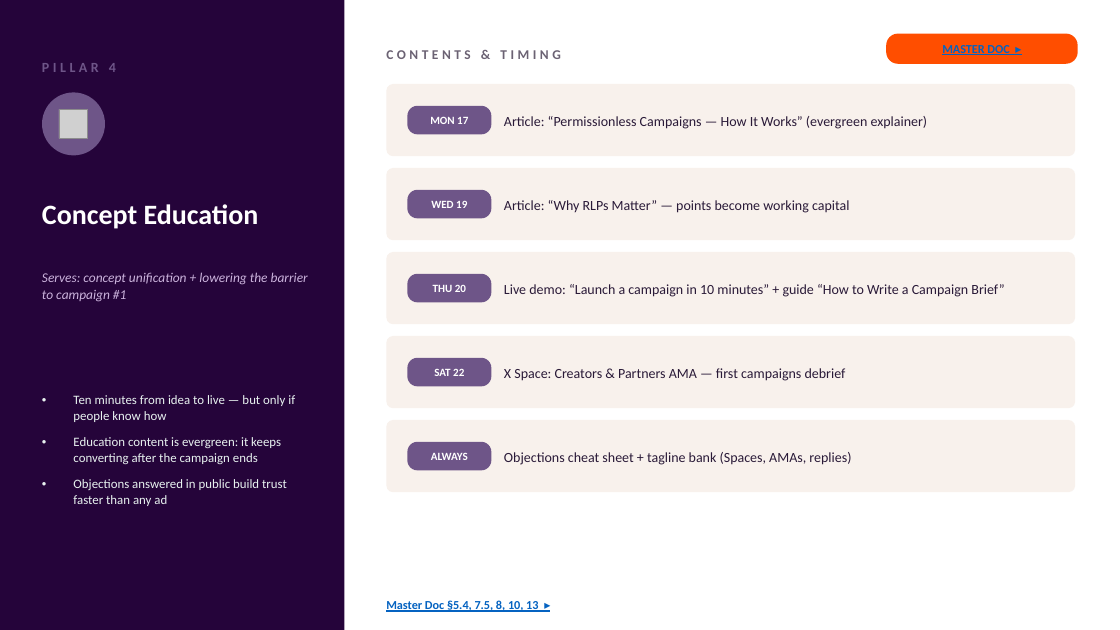
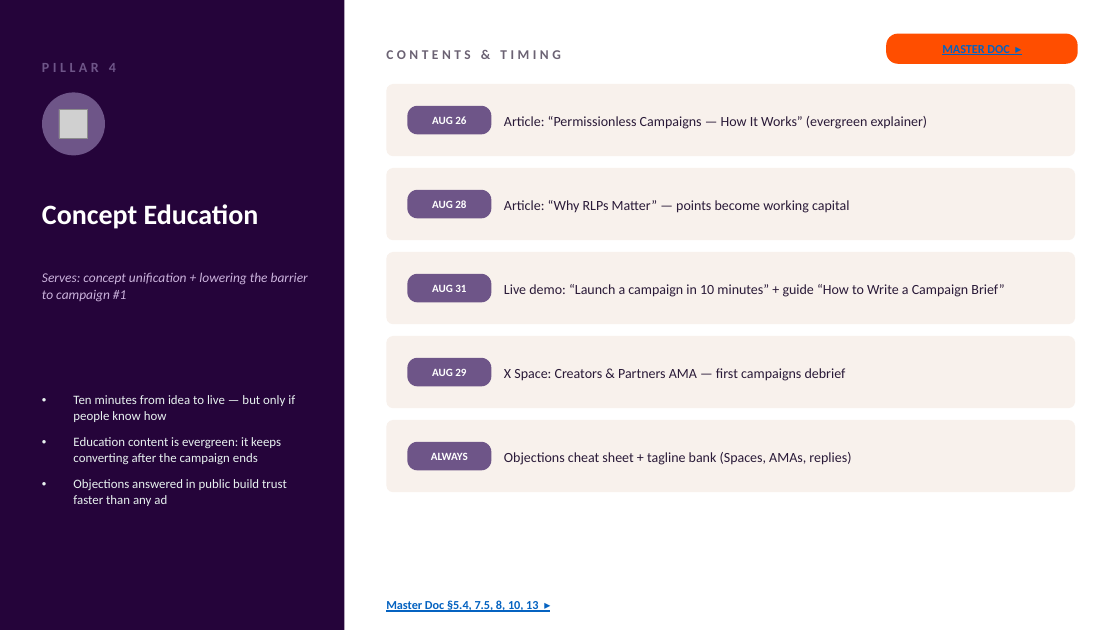
Before and after one commit to sergiogenlayer/predictionmarket, a slide deck: slide 7 of marketing/Rally_Permissionless_Campaigns_Plan.pptx. Drawn at 1120x630 pixels with LibreOffice and Linux fonts; fonts in the diff are those of the drawing; grey boxes stand for pictures. Boxes give left, top, right and bottom in pixels: in the first picture for what was removed or moved away, otherwise in the second. Text is boxed around its words. In the diff, an @@ line names an element or a change of style, - is before the commit and + after.

```diff
--- a/marketing/Rally_Permissionless_Campaigns_Plan.pptx
+++ b/marketing/Rally_Permissionless_Campaigns_Plan.pptx
@@ text at (x1=432, y1=116, x2=466, y2=124): text changed @@
-MON 17
+AUG 26
@@ text at (x1=432, y1=200, x2=466, y2=208): text changed @@
-WED 19
+AUG 28
@@ text at (x1=432, y1=285, x2=466, y2=292): text changed @@
-THU 20
+AUG 31
@@ text at (x1=432, y1=369, x2=466, y2=376): text changed @@
-SAT 22
+AUG 29
```
Also in this commit, not shown: 9 other slides changed, 8 other files.
